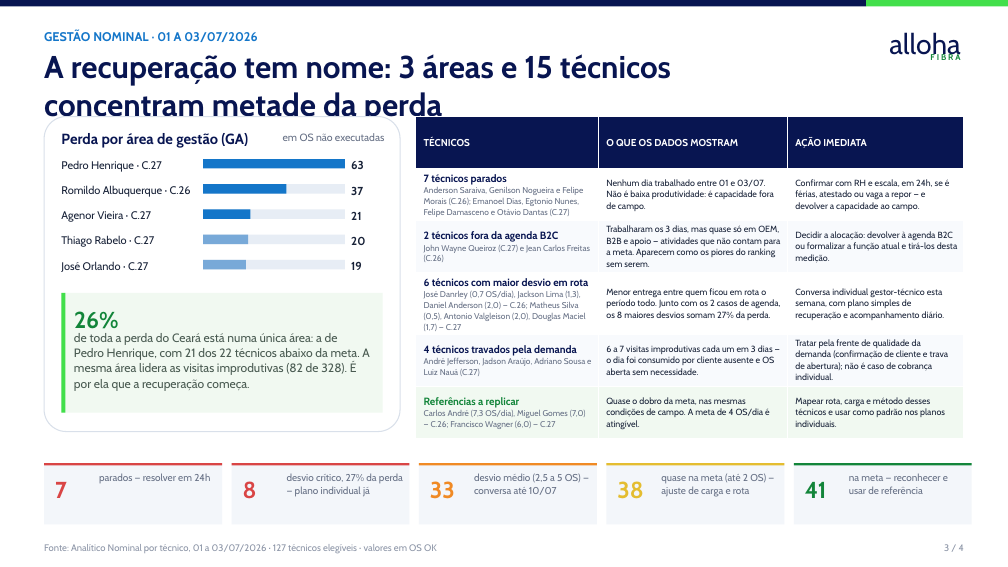
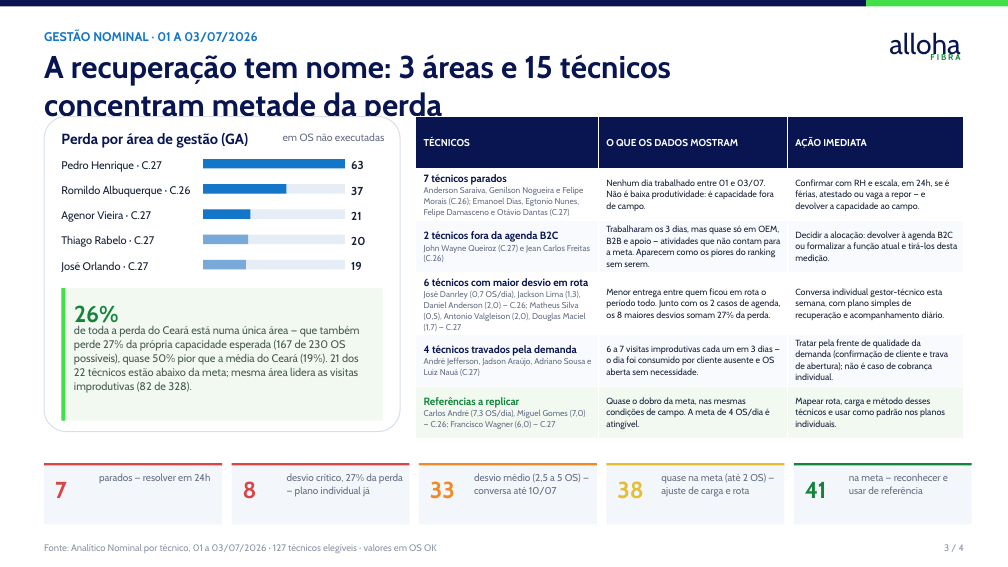
Before and after one commit to durthvader/megabrain, a slide deck: slide 3 of outputs/3ps/3Ps_Ceara_Executivo.pptx. Drawn at 1008x567 pixels with LibreOffice and Linux fonts; fonts in the diff are those of the drawing. Boxes give left, top, right and bottom in pixels: in the first picture for what was removed or moved away, otherwise in the second. Text is boxed around its words. In the diff, an @@ line names an element or a change of style, - is before the commit and + after.

```diff
--- a/outputs/3ps/3Ps_Ceara_Executivo.pptx
+++ b/outputs/3ps/3Ps_Ceara_Executivo.pptx
@@ rectangle: place and size @@
-rectangle at [61,293,383,413]
+rectangle at [61,288,383,420]
@@ rectangle: place and size @@
-rectangle at [61,293,65,413]
+rectangle at [61,288,65,420]
@@ text "26%": place and size @@
-text "26%" at [74,311,119,334]
+text "26%" at [74,305,119,328]
@@ text at [74,326,360,393]: text changed; size 11.5 to 10.5 pt @@
-de toda a perda do Ceará está numa única área: a de Pedro Henrique, com 21 dos 22 técnicos abaixo da meta. A mesma área lidera as visitas improdutivas (82 de 328). É por ela que a recuperação começa.
+de toda a perda do Ceará está numa única área — que também perde 27% da própria capacidade esperada (167 de 230 OS possíveis), quase 50% pior que a média do Ceará (19%). 21 dos 22 técnicos estão abaixo da meta; mesma área lidera as visitas improdutivas (82 de 328).
```
Also in this commit, not shown: 3 other files.
